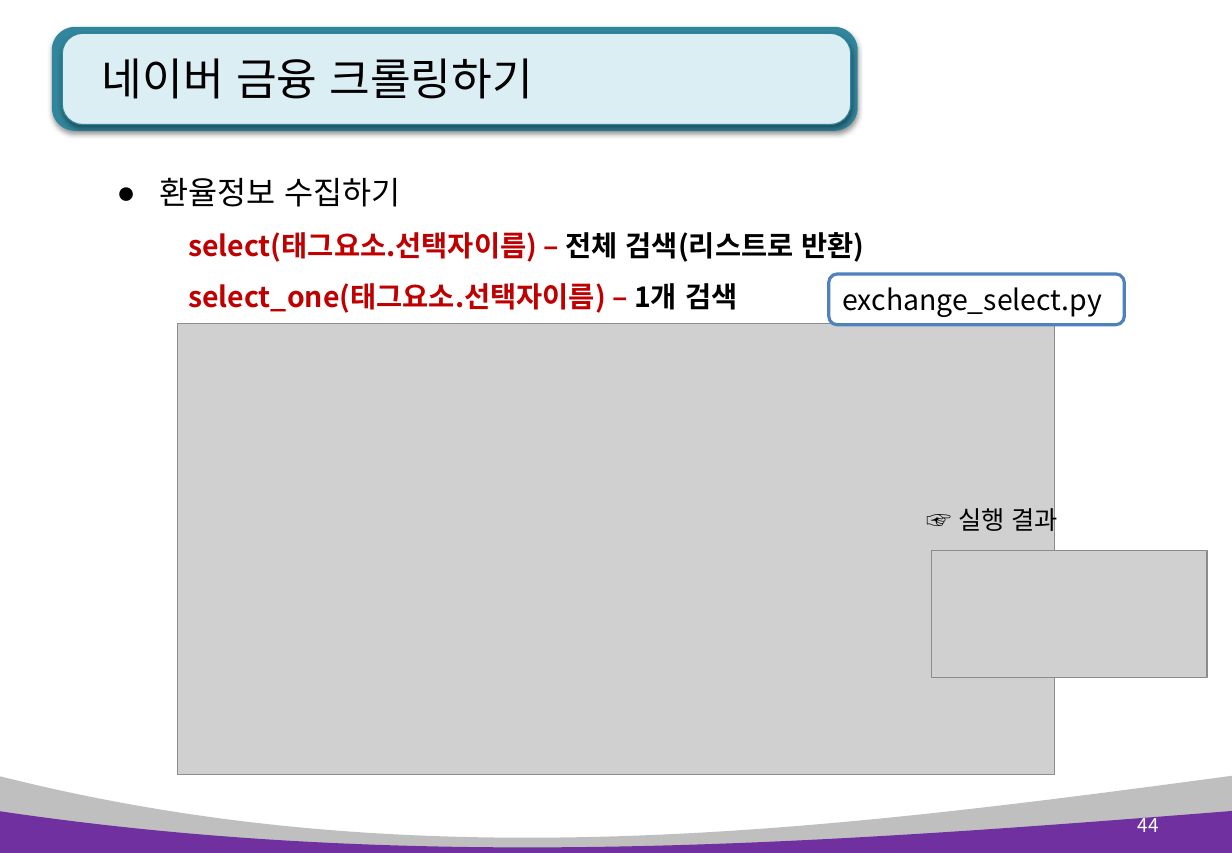
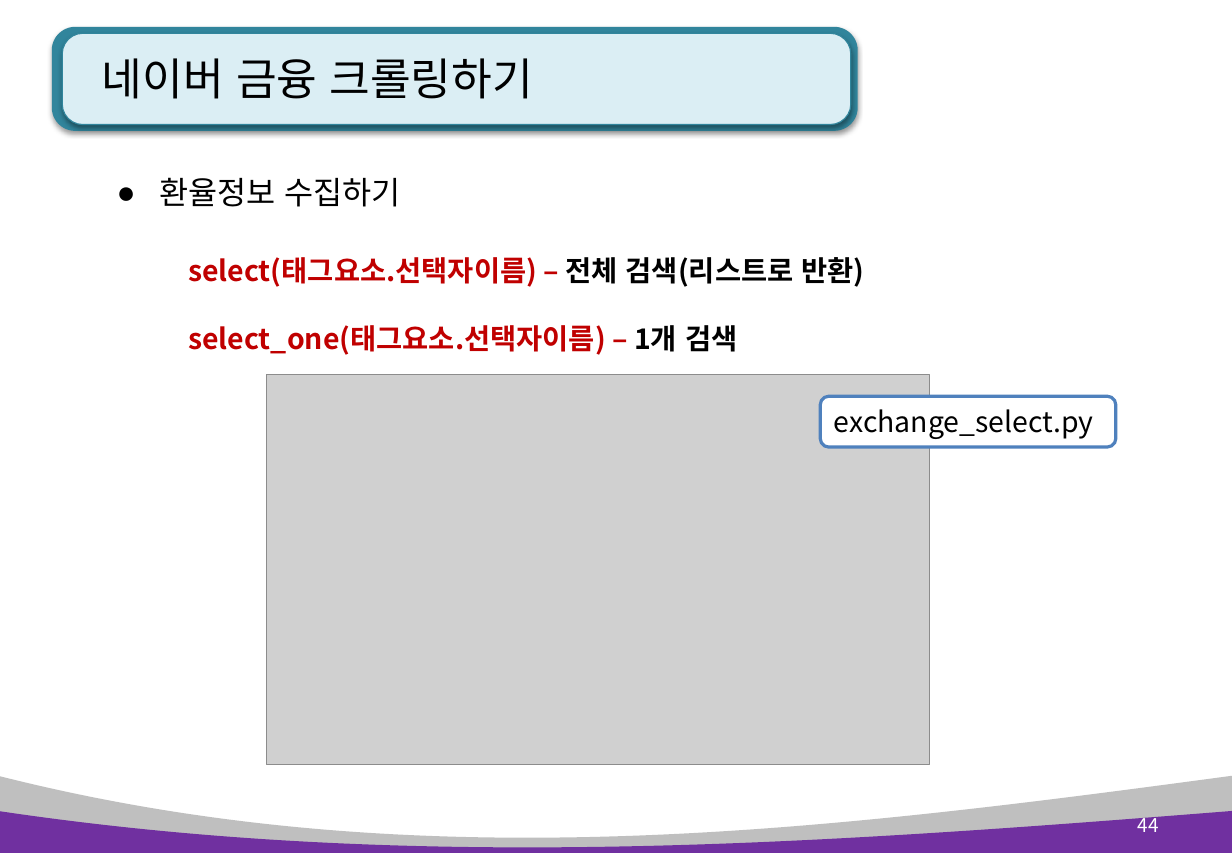
Before and after one commit to pshho/ngreen_project, a slide deck: slide 44 of pyWorks/자료/python_ppt/Python 12장. 정규표현식과 웹 스크래핑.pptx. Drawn at 1232x853 pixels with LibreOffice and Linux fonts; fonts in the diff are those of the drawing; grey boxes stand for pictures. Boxes give left, top, right and bottom in pixels: in the first picture for what was removed or moved away, otherwise in the second. Text is boxed around its words. In the diff, an @@ line names an element or a change of style, - is before the commit and + after.

```diff
--- a/pyWorks/자료/python_ppt/Python 12장. 정규표현식과 웹 스크래핑.pptx
+++ b/pyWorks/자료/python_ppt/Python 12장. 정규표현식과 웹 스크래핑.pptx
@@ text "select(태그요소.선택자이름) – 전체 검색(리스트로 반환)": place and size @@
-text "select(태그요소.선택자이름) – 전체 검색(리스트로 반환)" at <box>188,232,864,313</box>
+text "select(태그요소.선택자이름) – 전체 검색(리스트로 반환)" at <box>188,257,864,355</box>
@@ text "select(태그요소.선택자이름) – 전체 검색(리스트로 반환)" at <box>188,257,864,355</box>: line spacing 1.5 to 2 @@
@@ picture: place and size @@
-picture at <box>177,323,1056,774</box>
+picture at <box>267,374,931,764</box>
@@ rounded rectangle "exchange_select.py": place and size @@
-rounded rectangle "exchange_select.py" at <box>829,274,1125,325</box>
+rounded rectangle "exchange_select.py" at <box>820,396,1116,447</box>
@@ text removed at <box>958,503,1058,536</box> @@
-☞ 실행 결과
@@ picture removed at <box>932,551,1207,678</box> @@
```
Also in this commit, not shown: 14 other slides changed, 1 slide added, 32 other files.
